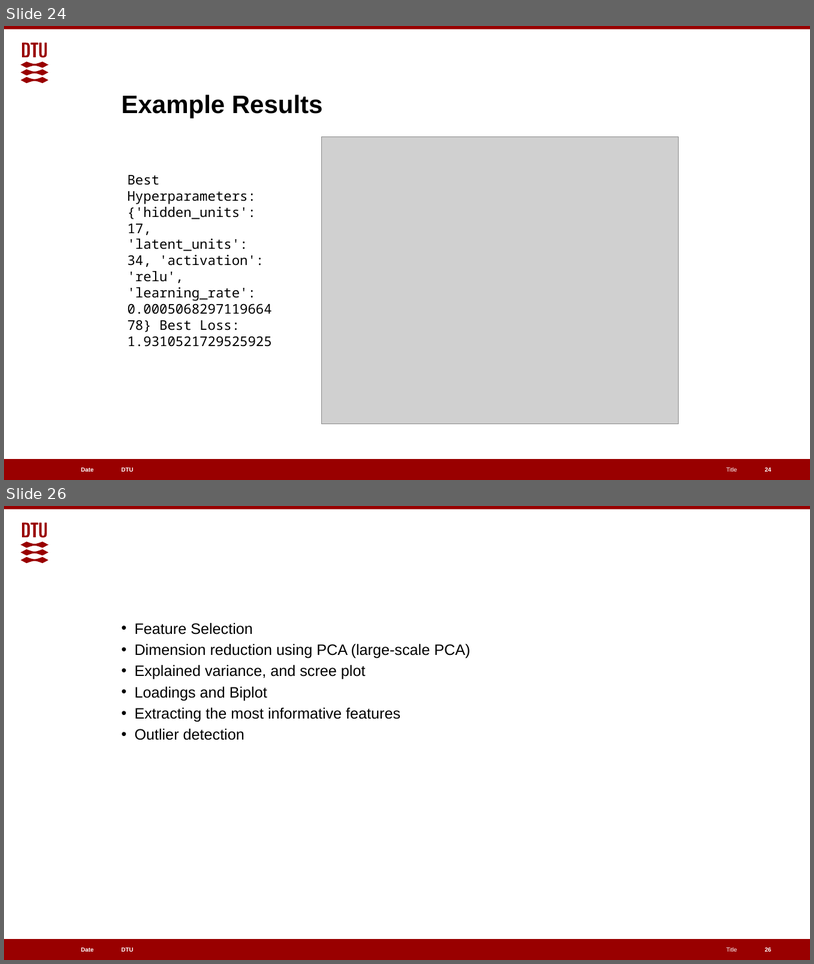
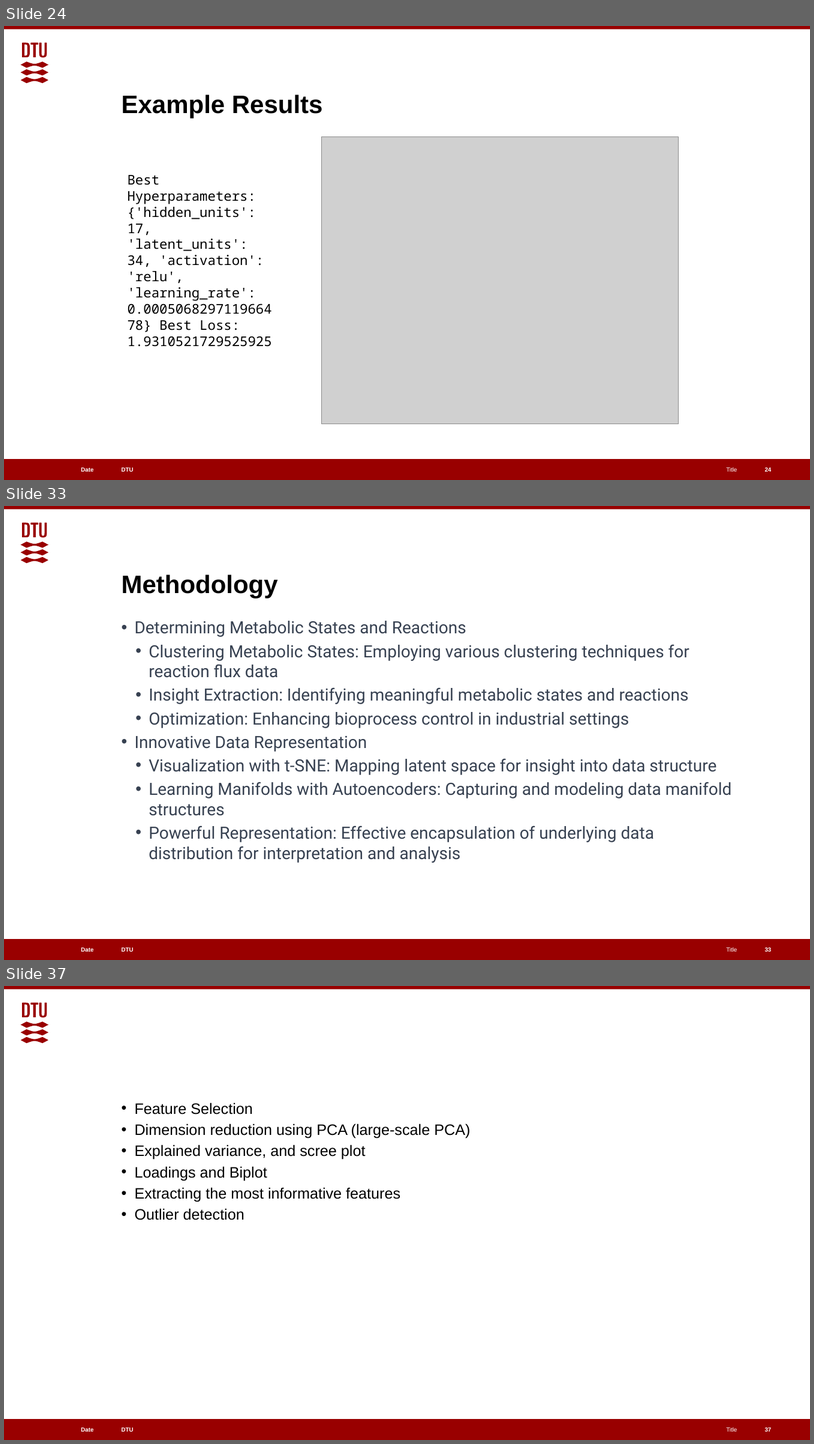
Before and after one commit to EGpineapples/Cell-Lifelines-Autoencoder, a slide deck: Classifying Metabolic Fluxes.pptx. Shown one above the other, each under a label of ours: slides 24 and 26 before the commit, slides 24, 33 and 37 after it; the slides between them are not shown. The pictures are 814x964 and 814x1444 pixels, drawn with LibreOffice and Linux fonts; fonts in the diff are those of the drawing; grey boxes stand for pictures. Boxes give left, top, right and bottom in pixels: in the first picture for what was removed or moved away, otherwise in the second. Text is boxed around its words. In the diff, an @@ line names an element or a change of style, - is before the commit and + after.

```diff
--- a/Classifying Metabolic Fluxes.pptx
+++ b/Classifying Metabolic Fluxes.pptx
@@ slide 33 added at bbox=[4, 506, 810, 960], background #FFFFFF; not listed: 6 template elements that a slide beside it also shows @@
@@ title added at bbox=[122, 574, 278, 598], 30 pt, text #000000, bold @@
+Methodology
@@ text added at bbox=[135, 621, 732, 862], 20 pt, text #374151 @@
+• Determining Metabolic States and Reactions
+  • Clustering Metabolic States: Employing various clustering techniques for reaction flux data
+  • Insight Extraction: Identifying meaningful metabolic states and reactions
+  • Optimization: Enhancing bioprocess control in industrial settings
+• Innovative Data Representation
+  • Visualization with t-SNE: Mapping latent space for insight into data structure
+  • Learning Manifolds with Autoencoders: Capturing and modeling data manifold structures
+  • Powerful Representation: Effective encapsulation of underlying data distribution for interpretation and analysis
@@ page number added at bbox=[765, 947, 772, 951], 7 pt, text #FFFFFF, bold @@
+33
@@ what was slide 26 is now slide 37 @@
@@ page number at bbox=[765, 1427, 772, 1431]: text changed @@
-26
+37
```
Also in this commit, not shown: 10 other slides added.
